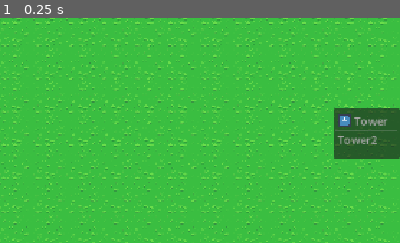
Above: before the commit, frame 1.
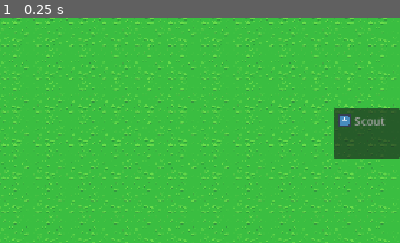
Above: after the commit, the same moment.

Repository: tstover91/Towerdefense
Game: Godot game, scene res://main.tscn
Two runs of this game, one before a commit and one after it. Both use one fixed random seed, a clock stepped at 60 frames per second and the inputs below. The engine's default icon, where the game draws it, is replaced by a stand-in: a white triangle on a blue panel in a dark square.
Inputs:
- Up to frame 1 (0.25 s): no input
The pictures show only the part of the screen within x 50-100%, y 6-56%; the shares and areas given below are measured in that part.

The runs differ from the first frame. In frame 1, 0.4% of the frame differs, in the area x 83-100%, y 44-56%.

Commit message:
menu fixes

Diff:
--- a/main.gd
+++ b/main.gd
@@ -1,18 +1,23 @@
 extends Node2D
 
 const GameStats = preload("res://stat_database.gd")
+const TOWER_SCENES := {
+	&"scout": preload("res://tower.tscn"),
+}
+const ITEM_TOWER_IDS := [&"scout"]
+
+signal money_changed(new_amount: int)
 
 @export var loop_path: bool = true
 @onready var spawntimer = $SpawnTimer
 @onready var tower_list = $MainUI/ItemList
 var lives: int
-var tower_scene := preload("res://tower.tscn")
 var place_mode := false
 var build_mode = false
 var tower_to_place : Node2D = null
 var tower_confirm : bool = false
 var money: int
-var pending_tower_type := ""
+var pending_tower_type: StringName = &""
 var pending_tower_cost := 0
 var round_number := 0
 var mobs_left_to_spawn := 0
@@ -47,6 +52,7 @@
 
 func update_money():
 	$MainUI/moneydisplay.text = str(money)
+	money_changed.emit(money)
 
 func add_money(amount: int):
 	money += amount
@@ -60,8 +66,14 @@
 	return false
 
 func _on_startbutton_pressed() -> void:
-	if not game_ended and not round_active:
+	if not game_ended and not round_active and not build_mode:
+		close_all_tower_menus()
 		start_round()
+
+
+func close_all_tower_menus() -> void:
+	for tower in get_tree().get_nodes_in_group("towers"):
+		tower.set_selected(false)
 
 func start_round() -> void:
 	if round_active or round_number >= max_rounds:
@@ -75,7 +87,7 @@
 	spawntimer.start()
 
 func update_round_count() -> void:
-	$MainUI/roundcount.text = "Round %d/20" % round_number
+	$MainUI/roundcount.text = "Round %d/%d" % [round_number, max_rounds]
 
 func end_round() -> void:
 	if game_ended:
@@ -147,6 +159,10 @@
 	place_mode = false
 	build_mode = false
 
+	if is_instance_valid(tower_to_place):
+		tower_to_place.queue_free()
+		tower_to_place = null
+
 	$MainUI/startbutton.disabled = true
 	$MainUI/ItemList.mouse_filter = Control.MOUSE_FILTER_IGNORE
 	$MainUI/endscreen/VBoxContainer/resultlabel.text = message
@@ -160,13 +176,18 @@
 	mob_finished()
 
 func mob_finished() -> void:
-	mobs_alive -= 1
+	mobs_alive = max(mobs_alive - 1, 0)
 
 	if mobs_left_to_spawn == 0 and mobs_alive == 0:
 		end_round()
 
-func _input(event):
-	if place_mode and event is InputEventMouseButton and event.pressed:
+func _unhandled_input(event: InputEvent) -> void:
+	if (
+		place_mode
+		and event is InputEventMouseButton
+		and event.button_index == MOUSE_BUTTON_LEFT
+		and event.pressed
+	):
 		finalize_tower_placement()
 
 func get_tower_shape(tower: Node) -> Shape2D:
@@ -202,27 +223,31 @@
 func _on_tower_confirmed(tower):
 	money -= pending_tower_cost
 	update_money()
-	pending_tower_type = ""
+	pending_tower_type = &""
 	pending_tower_cost = 0
 	build_mode = false
 	tower_to_place = null
+	$MainUI/startbutton.disabled = round_active or game_ended
 
 @warning_ignore("unused_parameter")
 func _on_tower_cancelled(tower):
-	pending_tower_type = ""
+	pending_tower_type = &""
 	pending_tower_cost = 0
 	build_mode = false
 	tower_to_place = null
+	$MainUI/startbutton.disabled = round_active or game_ended
 
 func start_build_tower():
 	if build_mode == false:
-		for tower in get_tree().get_nodes_in_group("towers"):
-			tower.set_selected(false)
+		close_all_tower_menus()
 
 		place_mode = true
 		build_mode = true
-		tower_to_place = tower_scene.instantiate()
+		$MainUI/startbutton.disabled = true
+		var selected_scene: PackedScene = TOWER_SCENES[pending_tower_type]
+		tower_to_place = selected_scene.instantiate()
 		tower_to_place.main = self
+		tower_to_place.tower_id = pending_tower_type
 		tower_to_place.get_node("clickarea").set_process_input(false)
 		tower_to_place.get_node("clickarea").set_physics_process(false)
 		tower_to_place.get_node("clickarea").monitoring = false
@@ -239,10 +264,15 @@
 		tower_list.deselect_all()
 		return
 
-	var cost: int = GameStats.get_tower("scout")["placement_cost"]
+	if index < 0 or index >= ITEM_TOWER_IDS.size():
+		tower_list.deselect_all()
+		return
+
+	var selected_tower_id: StringName = ITEM_TOWER_IDS[index]
+	var cost: int = GameStats.get_tower(selected_tower_id)["placement_cost"]
 
 	if money >= cost and build_mode == false:
-		pending_tower_type = "arrow_tower"  # or based on index
+		pending_tower_type = selected_tower_id
 		pending_tower_cost = cost
 		start_build_tower()
 	else:
--- a/main.tscn
+++ b/main.tscn
@@ -59,11 +59,10 @@
 allow_reselect = true
 allow_search = false
 auto_height = true
-item_count = 2
+item_count = 1
 fixed_icon_size = Vector2i(20, 20)
-item_0/text = "Tower"
+item_0/text = "Scout"
 item_0/icon = ExtResource("3_1bvp3")
-item_1/text = "Tower2"
 
 [node name="moneydisplay" type="Label" parent="MainUI" unique_id=1926460251]
 top_level = true
--- a/mob.gd
+++ b/mob.gd
@@ -43,6 +43,10 @@
 	health_bar.value = health
 
 func die():
+	if finished:
+		return
+
+	finished = true
 	mob_killed.emit(cash_reward)
 
 	if is_instance_valid(path_follow):
@@ -51,6 +55,9 @@
 		queue_free()
 
 func apply_damage(amount: int) -> void:
+	if finished:
+		return
+
 	health -= amount
 	health_bar.value = health
 
--- a/tower.gd
+++ b/tower.gd
@@ -78,7 +78,7 @@
 	else:
 		upgrade_button.text = "Upgrade\n$%d" % upgrade_cost
 
-	upgrade_button.disabled = false
+	upgrade_button.disabled = main == null or main.money < upgrade_cost
 
 
 func update_menu_buttons() -> void:
@@ -114,12 +114,18 @@
 func _ready() -> void:
 	load_level_stats()
 	update_menu_buttons()
+	if main != null:
+		main.connect("money_changed", Callable(self, "_on_main_money_changed"))
 	tower_area.connect("body_entered", Callable(self, "_on_body_entered"))
 	tower_area.connect("body_exited", Callable(self, "_on_body_exited"))
 	damage_timer.timeout.connect(_apply_damage)
 	damage_timer.start()
 	$Tower.input_event.connect(_on_clickarea_input_event)
 	add_to_group("towers")
+
+
+func _on_main_money_changed(_new_amount: int) -> void:
+	update_menu_buttons()
 
 
 func load_level_stats() -> void:
@@ -131,7 +137,7 @@
 	$Tower/CollisionShape2D.shape = range_shape
 
 func _apply_damage():
-	if target != null :
+	if is_instance_valid(target):
 		target.apply_damage(damage)
 
 func _process(delta: float) -> void:
